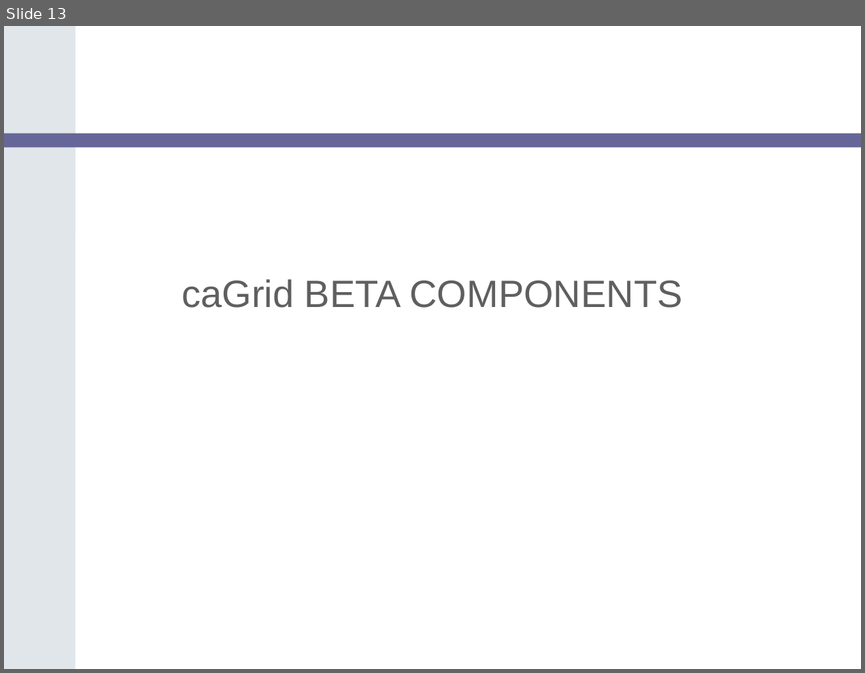
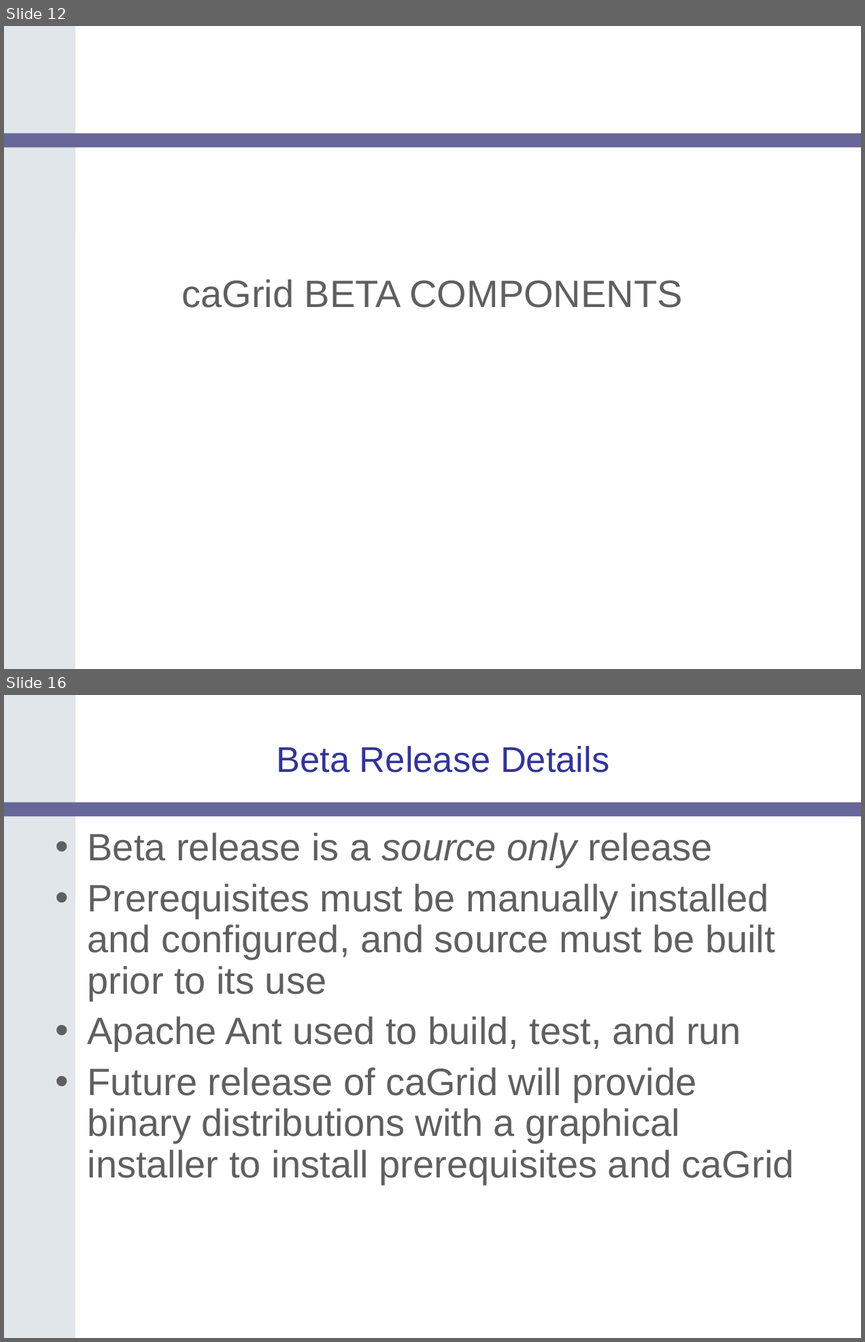
Before and after one commit to NCIP/cagrid-docs, a slide deck: presentations/200607_VCDE_ARCH/caGrid-1.0_Beta_Release.ppt. Shown one above the other, each under a label of ours: slide 13 before the commit, slides 12 and 16 after it; the slides between them are not shown. The pictures are 865x673 and 865x1342 pixels, drawn with LibreOffice and Linux fonts; fonts in the diff are those of the drawing; background and template pictures are left out. Boxes give left, top, right and bottom in pixels: in the first picture for what was removed or moved away, otherwise in the second. Text is boxed around its words. In the diff, an @@ line names an element or a change of style, - is before the commit and + after.

```diff
--- a/presentations/200607_VCDE_ARCH/caGrid-1.0_Beta_Release.ppt
+++ b/presentations/200607_VCDE_ARCH/caGrid-1.0_Beta_Release.ppt
@@ slide 16 added at [4,695,861,1338], background #FFFFFF; not listed: 2 template elements that a slide beside it also shows @@
@@ title added at [277,746,609,773], 30 pt, text #333399 @@
+Beta Release Details
@@ text added at [88,832,794,1185], 32 pt, text #5F5F5F @@
+• Beta release is a source only release
+• Prerequisites must be manually installed and configured, and source must be built prior to its use
+• Apache Ant used to build, test, and run
+• Future release of caGrid will provide binary distributions with a graphical installer to install prerequisites and caGrid
@@ what was slide 13 is now slide 12 @@
```
Also in this commit, not shown: 5 slides changed, 11 other slides added, 1 slide removed.
